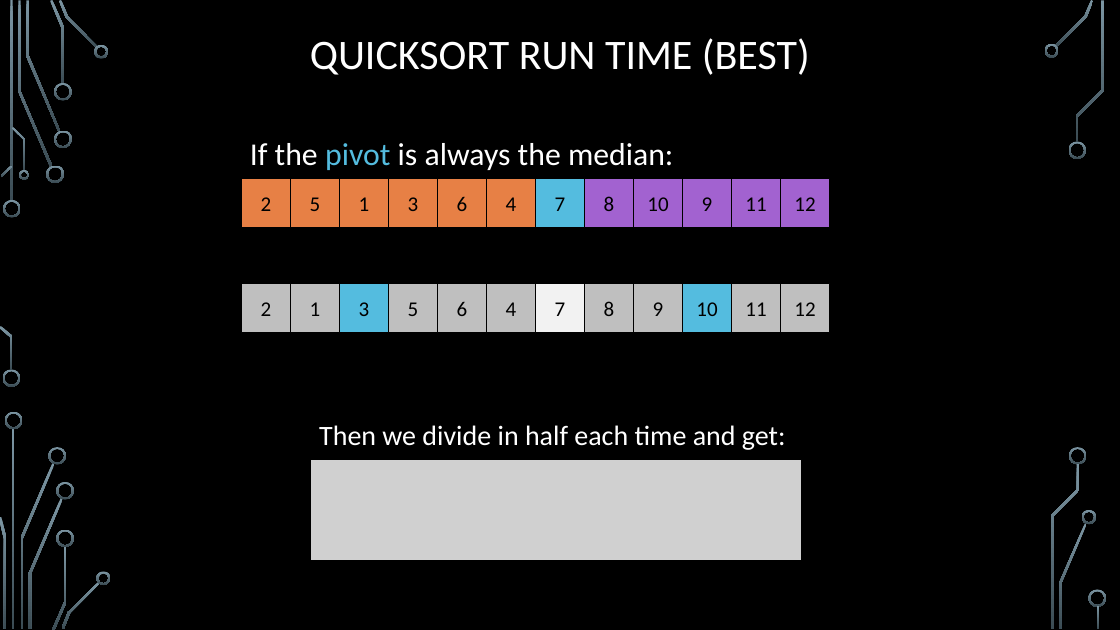
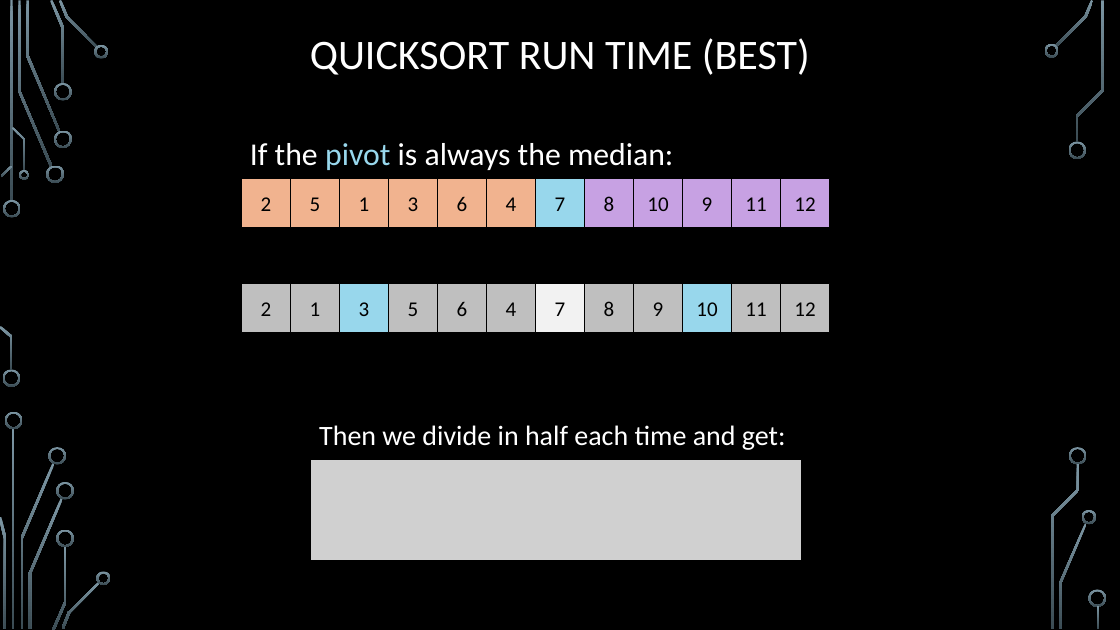
Before and after one commit to markfloryan/dsa2, a slide deck: slide 5 of slides/02-5-Quickselect.pptx. Drawn at 1120x630 pixels with LibreOffice and Linux fonts; fonts in the diff are those of the drawing; grey boxes stand for pictures; background and template pictures are left out. Boxes give left, top, right and bottom in pixels: in the first picture for what was removed or moved away, otherwise in the second. Text is boxed around its words. In the diff, an @@ line names an element or a change of style, - is before the commit and + after.

```diff
--- a/slides/02-5-Quickselect.pptx
+++ b/slides/02-5-Quickselect.pptx
@@ text "If the pivot is always ..." at box(250, 143, 673, 170): text colour #54BCDF to #98D7EC in "pivot" @@
@@ fill #E78045 to #F1B38F in 6 elements at box(241, 178, 290, 227), box(291, 178, 339, 227), box(339, 178, 388, 227), box(388, 178, 437, 227), box(438, 178, 486, 227), box(486, 178, 535, 227) @@
@@ fill #A262D0 to #C7A1E3 in 5 elements at box(585, 178, 634, 227), box(634, 178, 682, 227), box(683, 178, 732, 227), box(732, 178, 781, 227), box(781, 178, 829, 227) @@
@@ fill #54BCDF to #98D7EC in 3 elements at box(536, 178, 585, 227), box(339, 283, 388, 332), box(683, 283, 732, 332) @@
```
Also in this commit, not shown: 12 other slides changed, 3 other files.
